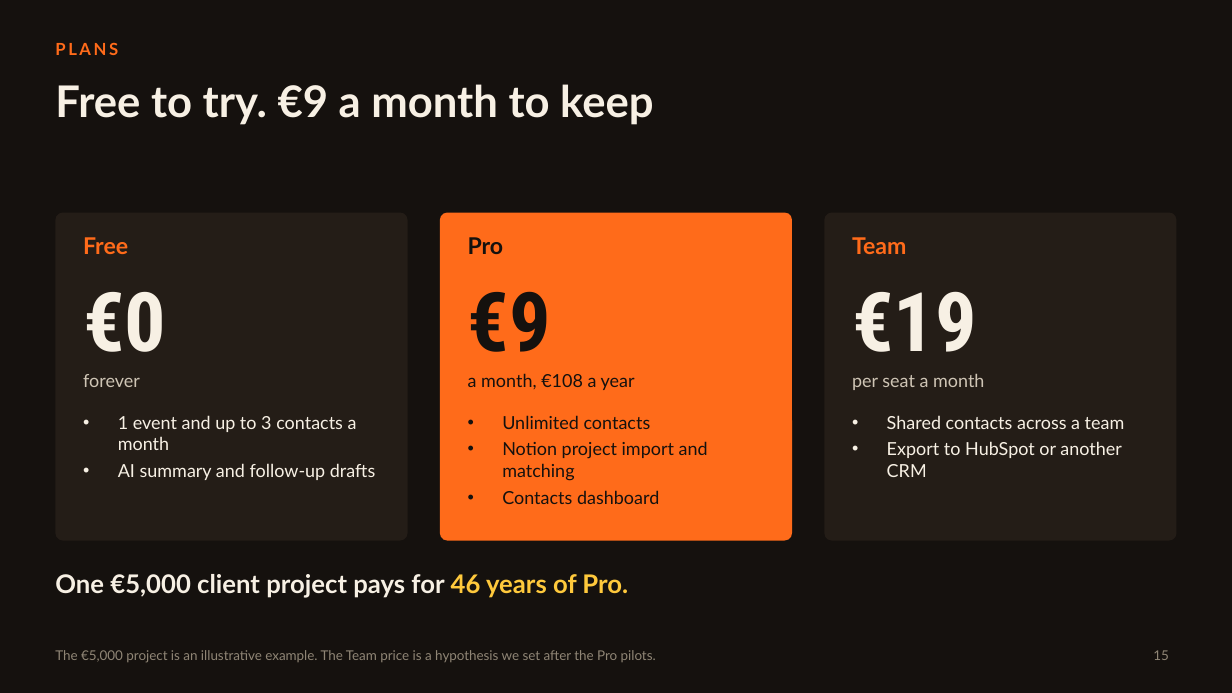
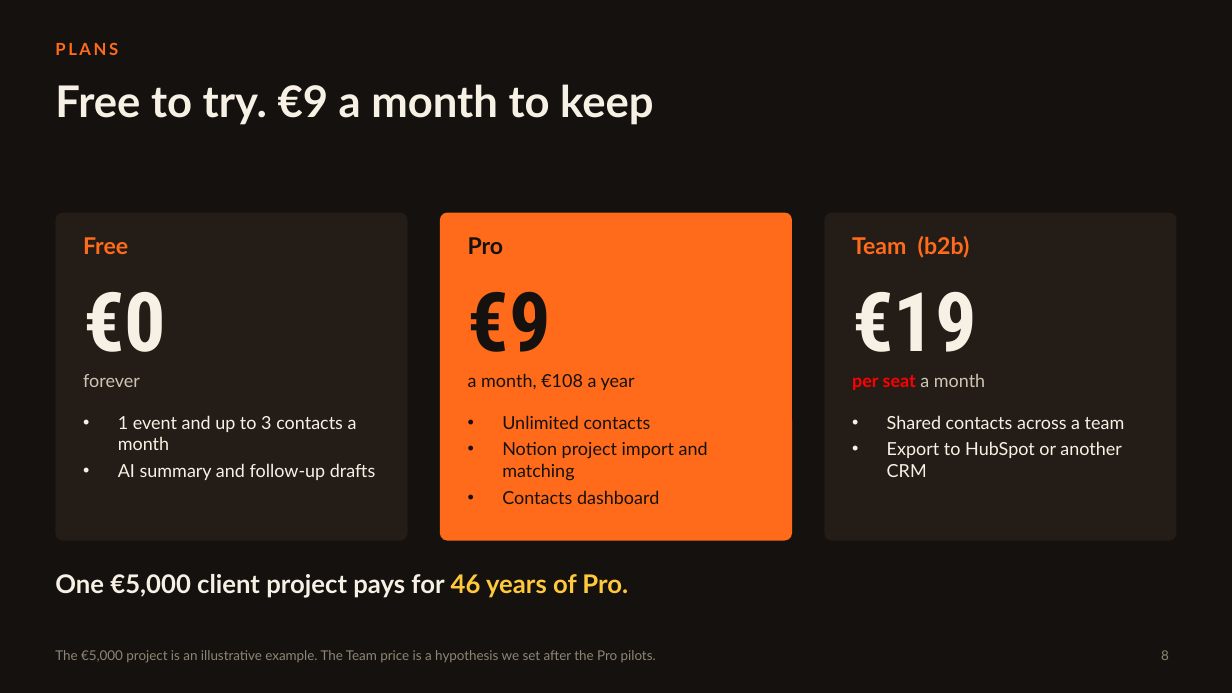
Before and after one commit to UtkarshMidha/syncy, a slide deck: slide 8 of assets/pitch.pptx (slide 15 before the commit). Drawn at 1232x693 pixels with LibreOffice and Linux fonts; fonts in the diff are those of the drawing. Boxes give left, top, right and bottom in pixels: in the first picture for what was removed or moved away, otherwise in the second. Text is boxed around its words. In the diff, an @@ line names an element or a change of style, - is before the commit and + after.

```diff
--- a/assets/pitch.pptx
+++ b/assets/pitch.pptx
@@ text at [852, 236, 970, 258]: text changed @@
-Team
+Team (b2b)
@@ text "per seat a month" at [852, 374, 985, 390]: text colour #CFC5B5 to #FF0000, bold on in "per seat" @@
@@ page number at [1161, 650, 1169, 660]: text changed @@
-15
+8
```
Also in this commit, not shown: 10 other slides changed, 3 slides added.
